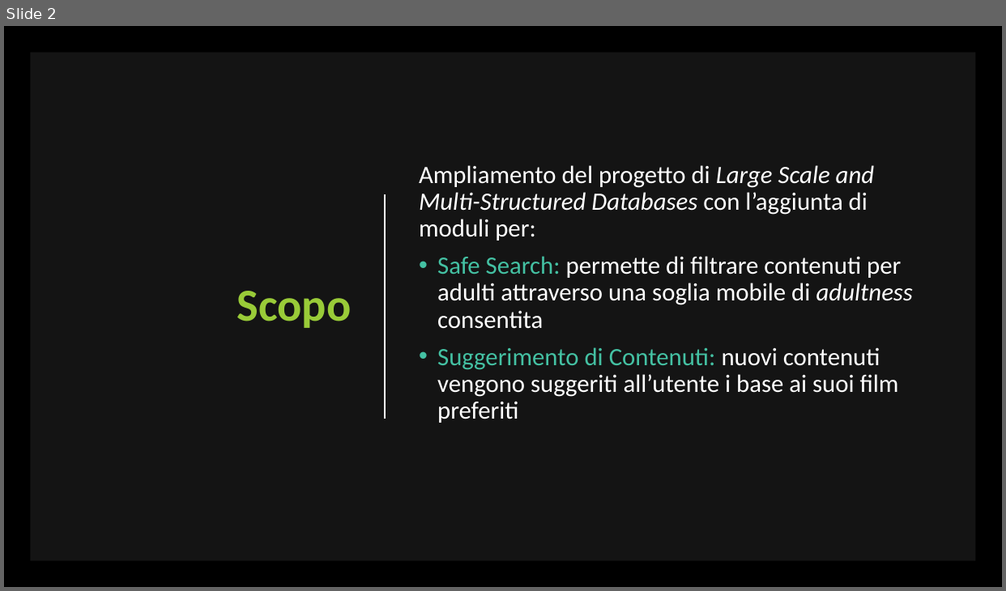
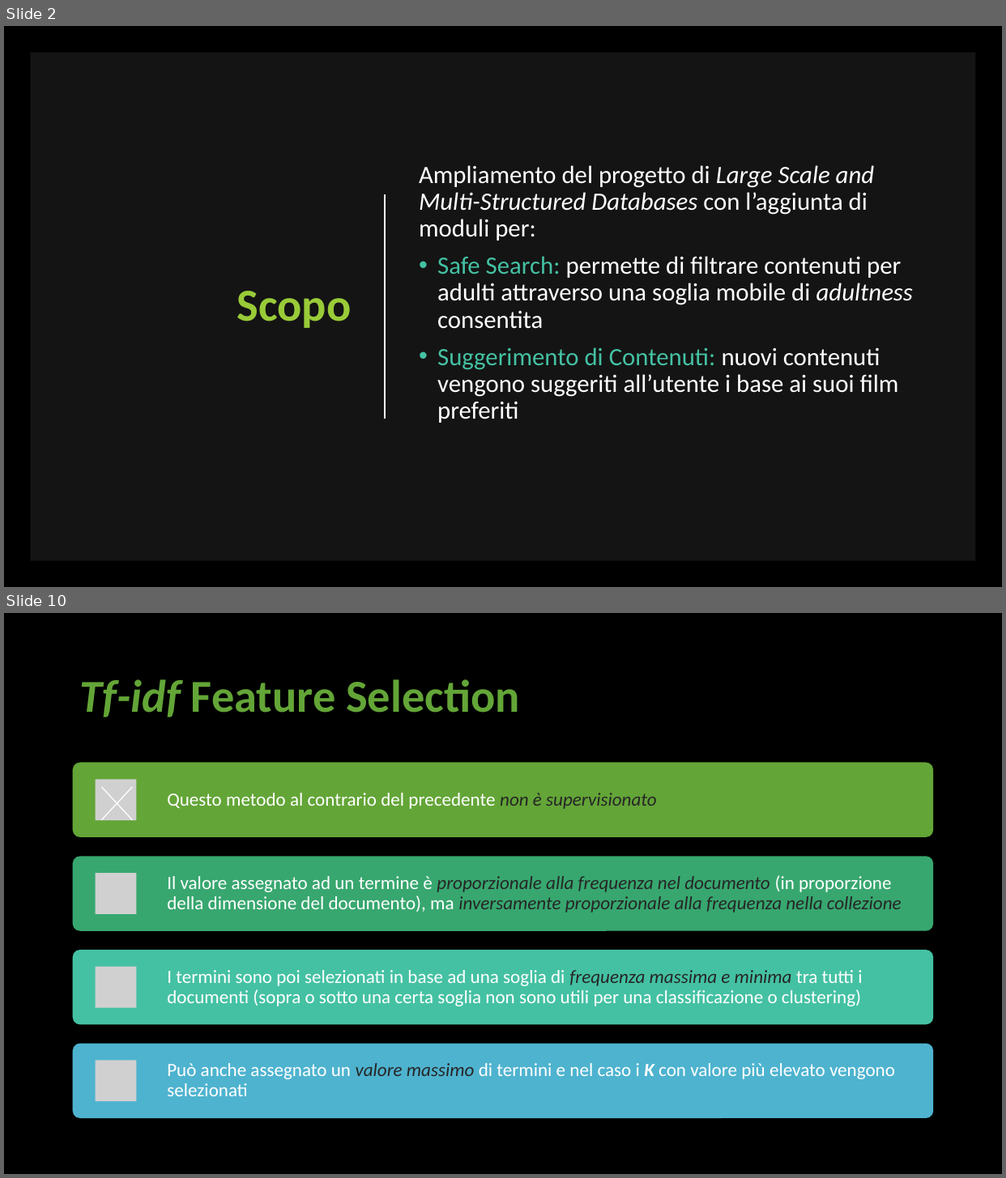
Before and after one commit to unipi-fr/LargeScaleMultiStructureDatabases, a slide deck: Task2/Documentation/Data Mining/Presentazione Data Mining.pptx. Shown one above the other, each under a label of ours: slide 2 before the commit, slides 2 and 10 after it; the slides between them are not shown. The pictures are 1006x591 and 1006x1178 pixels, drawn with LibreOffice and Linux fonts; fonts in the diff are those of the drawing; grey boxes stand for pictures. Boxes give left, top, right and bottom in pixels: in the first picture for what was removed or moved away, otherwise in the second. Text is boxed around its words. In the diff, an @@ line names an element or a change of style, - is before the commit and + after.

```diff
--- a/Task2/Documentation/Data Mining/Presentazione Data Mining.pptx
+++ b/Task2/Documentation/Data Mining/Presentazione Data Mining.pptx
@@ slide 10 added at [4, 613, 1002, 1174], background #000000 @@
@@ title added at [80, 679, 520, 717], 44 pt, text #63A537, bold @@
+Tf-idf Feature Selection
@@ cross added at [88, 772, 147, 835], fill #FFFFFF, outline #FFFFFF 1 pt @@
@@ group added at [73, 763, 934, 1118]: 4 rounded rectangles, 4 pictures, 4 texts @@
+Questo metodo al contrario del precedente non è supervisionato
+Il valore assegnato ad un termine è proporzionale alla frequenza nel documento (in proporzione della dimensione del documento), ma inversamente proporzionale alla frequenza nella collezione
+I termini sono poi selezionati in base ad una soglia di frequenza massima e minima tra tutti i documenti (sopra o sotto una certa soglia non sono utili per una classificazione o clustering)
+Può anche assegnato un valore massimo di termini e nel caso i K con valore più elevato vengono selezionati
```
Also in this commit, not shown: 2 slides changed, 4 other slides added, 1 slide removed, 3 other files.
